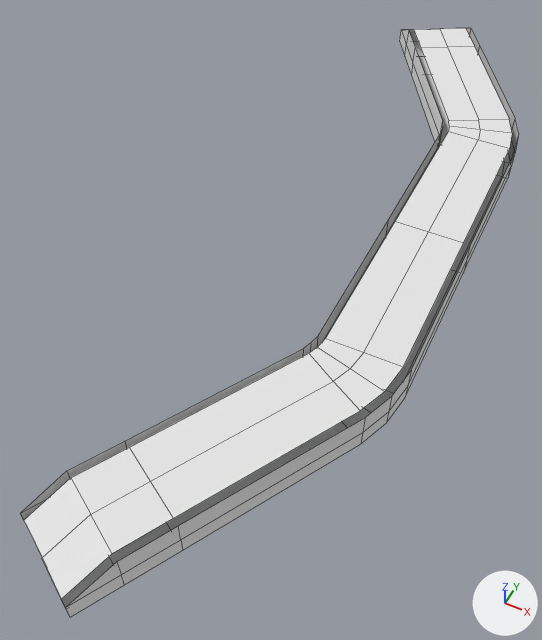
The Blender file Arts/Models/Scenario/Bridge/Bridge60 /Bridge60_chão4.blend as it was, and as the next commit left it.
One viewpoint serves both versions: a camera (50 mm lens) standing at (2.7, -13.5, 14.8) and looking at (-2.8, -2.5, 1.2). The axes (+X, +Y, +Z) are drawn at lower right. The lights are the same throughout. Mesh edges are drawn as thin lines.
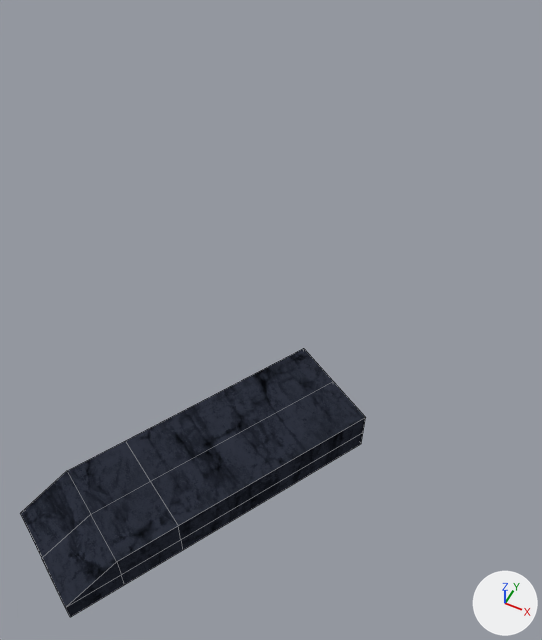
The change in detail:
Picture 'specular.tga' (img_specular_tga) is new.
In material 'Material.001' (mat_material_001), base_color is no longer (0.8, 0.8, 0.8), white #e7e7e7.
In material 'Material.001' (mat_material_001), texture is now set to img_specular_tga.
me_cube_001 is used by ob_cube; location (0.0, 0.0, 0.0).
me_cube_001 had 152 vertices, 128 faces and spanned x -4.1..1.1, y -10.8..10.8, z 2.2..3.2.
me_cube_001 now has 41 vertices, 36 faces and spans x -4.1..0.7, y -10.8..-4.5, z 2.2..3.2.
Part 1, on me_cube_001:
114 vertices are removed from x -4.1..1.1, y -10.7..10.8, z 2.2..3.2.
110 faces are deleted.
3 vertices are added at (0.7, -5.5, 2.2), (-1.1, -4.5, 2.2), (-0.2, -5.0, 2.2).
18 new faces join them.

Location of each change, [x1, y1, x2, y2] in pixels of the pictures (542 x 640 px):
'Cube', surface changed, reshaped (white to blue, 31% narrower, 54% shorter)
    before: [20, 28, 519, 617]
    after: [20, 348, 366, 617]
part 1 of me_cube_001, cut back
    before: [23, 28, 519, 608]
    after: [20, 348, 365, 608]
